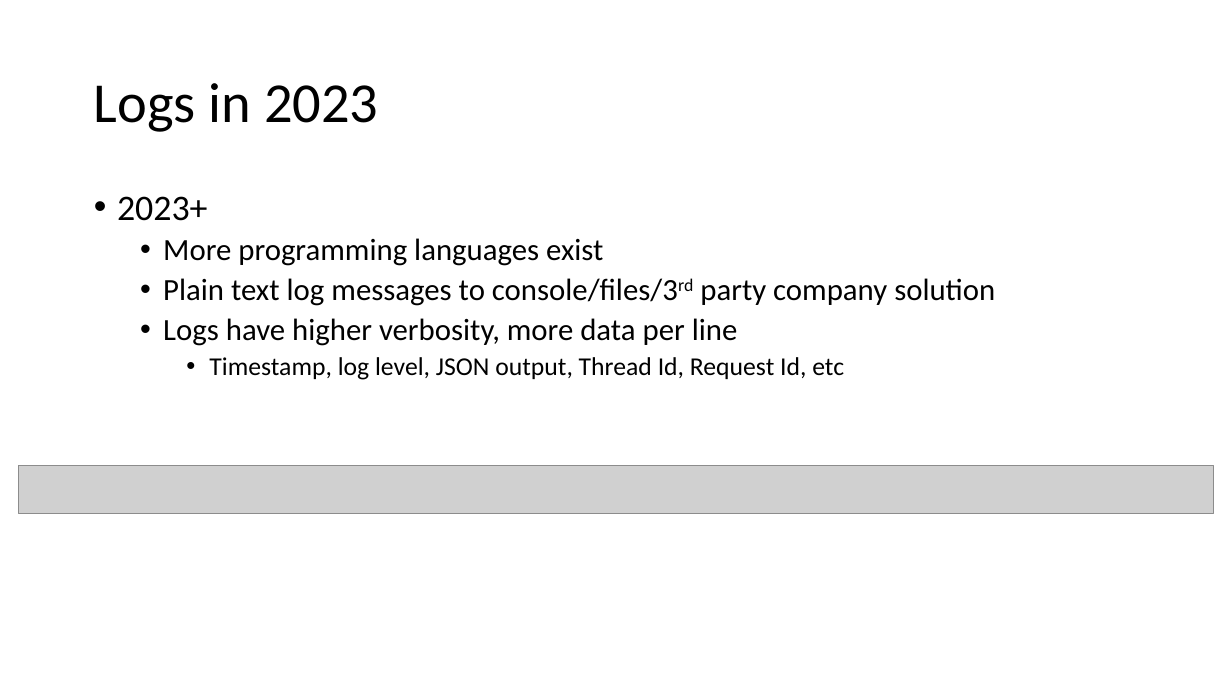
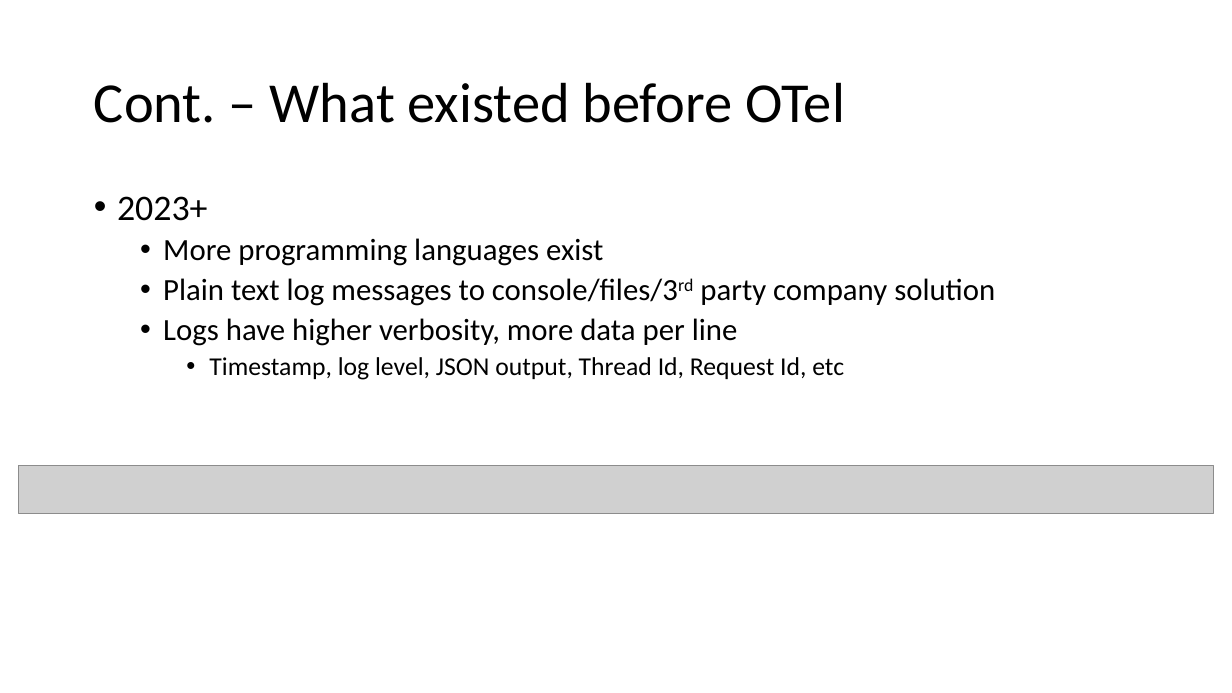
Before and after one commit to ProgrammerAL/Presentations-2023, a slide deck: slide 5 of 2023-03 - Orlando Code Camp - OpenTelemetry/Presentation.pptx. Drawn at 1232x693 pixels with LibreOffice and Linux fonts; fonts in the diff are those of the drawing; grey boxes stand for pictures. Boxes give left, top, right and bottom in pixels: in the first picture for what was removed or moved away, otherwise in the second. Text is boxed around its words. In the diff, an @@ line names an element or a change of style, - is before the commit and + after.

```diff
--- a/2023-03 - Orlando Code Camp - OpenTelemetry/Presentation.pptx
+++ b/2023-03 - Orlando Code Camp - OpenTelemetry/Presentation.pptx
@@ title at bbox=[94, 82, 845, 123]: text changed @@
-Logs in 2023
+Cont. – What existed before OTel
```
Also in this commit, not shown: 12 other slides changed, 2 slides added, 2 slides removed.
